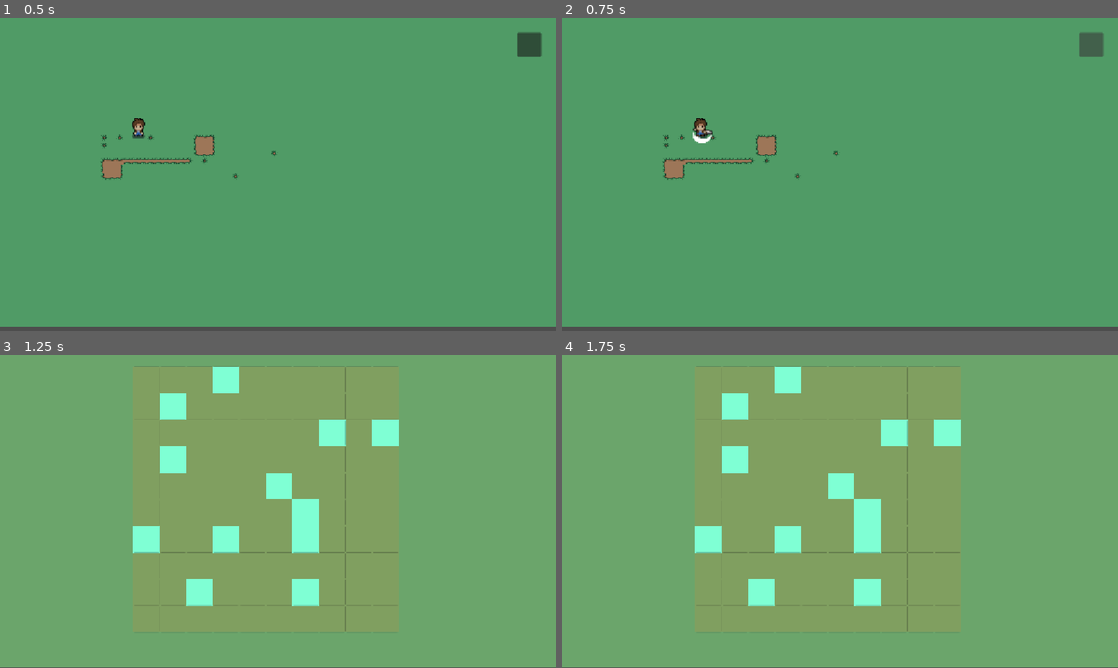
Above: before the commit, frames 1-4 (two rows, left to right).
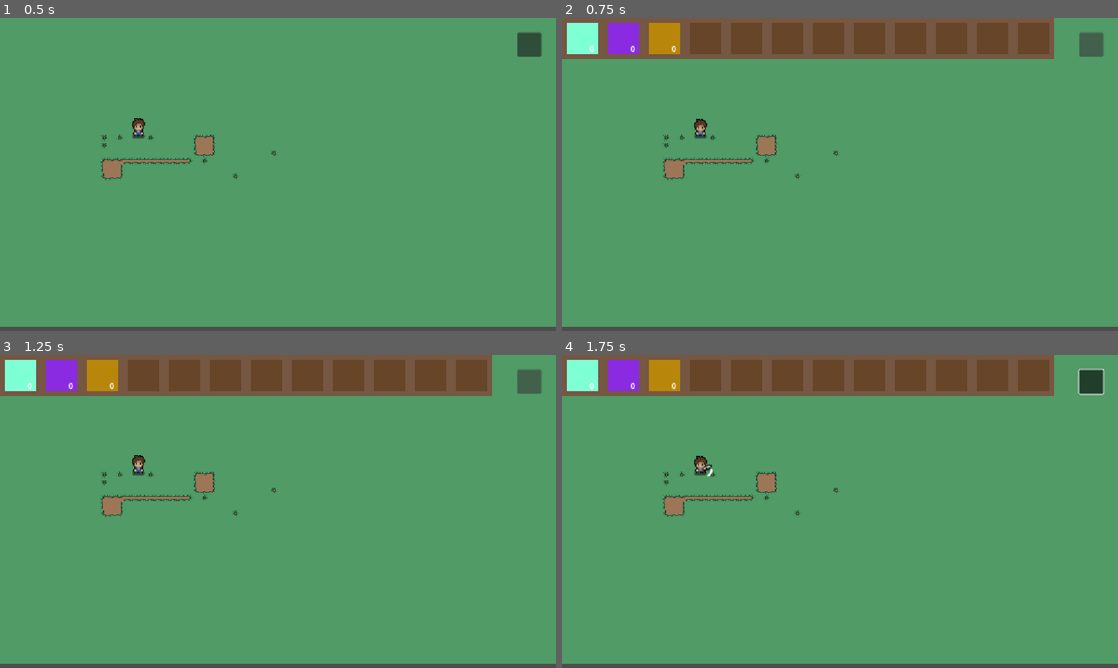
Above: after the commit, the same moments.

Repository: martz-rgb/godot-games
Game: Godot game, scene res://scenes/main.tscn
Same seed, same stepped clock (60 frames per second), same inputs: the game is played once before the commit and once after it.
Inputs (mouse positions are in pixels of both pictures, inside the frame that each line leads up to):
- Up to frame 1 (0.5 s): no input
- Up to frame 2 (0.75 s): click (1090, 43) at 0.5 s
- Up to frame 3 (1.25 s): no input
- Up to frame 4 (1.75 s): move the mouse to (962, 495) at 1.27 s; hold Right (ui_right) from 1.28 s (still down); hold Space (ui_action) from 1.28 s (still down); right-click (962, 495) at 1.55 s

Frame 1 is identical in both runs. In frame 2, 12% of the frame differs, in the area x 0-89%, y 0-40%; in frame 3, 100%, in the area x 0-100%, y 0-100%; in frame 4, 100%.

Commit message:
inventory & mini game shovel area and gui

Diff:
--- a/shovel/autoload/inventory_autoload.gd
+++ b/shovel/autoload/inventory_autoload.gd
@@ -10,8 +10,9 @@
 
 # Called when the node enters the scene tree for the first time.
 func _ready() -> void:
+	pass
 	# test
-	counts[Items.Kinds.PlantA] = 2
+	#counts[Items.Kinds.PlantA] = 2
 
 func add_items(new_items: Dictionary): # Items.Kinds : int
 	for key in new_items:
--- a/shovel/project.godot
+++ b/shovel/project.godot
@@ -65,6 +65,11 @@
 , Object(InputEventKey,"resource_local_to_scene":false,"resource_name":"","device":-1,"window_id":0,"alt_pressed":false …(186 unchanged characters)…
 ]
 }
+ui_rotate={
+"deadzone": 0.2,
+"events": [Object(InputEventMouseButton,"resource_local_to_scene":false,"resource_name":"","device":-1,"window_id":0,"alt_pressed":false,"shift_pressed":false,"ctrl_pressed":false,"meta_pressed":false,"button_mask":0,"position":Vector2(0, 0),"global_position":Vector2(0, 0),"factor":1.0,"button_index":2,"canceled":false,"pressed":false,"double_click":false,"script":null)
+]
+}
 
 [physics]
 
--- a/shovel/scenes/grid_game.tscn
+++ b/shovel/scenes/grid_game.tscn
@@ -1,6 +1,7 @@
 [gd_scene format=3 uid="uid://bqswkppn5tqxb"]
 
 [ext_resource type="Script" uid="uid://dh4xil70478ve" path="res://scripts/grid_game.gd" id="1_whmy2"]
+[ext_resource type="Script" uid="uid://digo8gakwon5j" path="res://scripts/next_dig.gd" id="2_825qg"]
 
 [node name="GridGame" type="Node" unique_id=519091958]
 script = ExtResource("1_whmy2")
@@ -25,3 +26,26 @@
 theme_override_constants/h_separation = 0
 theme_override_constants/v_separation = 0
 columns = 10
+
+[node name="MarginContainer" type="MarginContainer" parent="." unique_id=811573585]
+offset_right = 40.0
+offset_bottom = 40.0
+theme_override_constants/margin_left = 20
+theme_override_constants/margin_top = 20
+
+[node name="VBoxContainer" type="VBoxContainer" parent="MarginContainer" unique_id=2093823097]
+layout_mode = 2
+
+[node name="LeftTurns" type="Label" parent="MarginContainer/VBoxContainer" unique_id=30051555]
+layout_mode = 2
+text = "Digs left: 5"
+
+[node name="Next" type="Label" parent="MarginContainer/VBoxContainer" unique_id=1115823859]
+layout_mode = 2
+text = "Next dig:
+"
+
+[node name="NextDig" type="Control" parent="MarginContainer/VBoxContainer" unique_id=1385239996]
+custom_minimum_size = Vector2(200, 460)
+layout_mode = 2
+script = ExtResource("2_825qg")
--- a/shovel/scenes/gui.tscn
+++ b/shovel/scenes/gui.tscn
@@ -1,4 +1,6 @@
 [gd_scene format=3 uid="uid://cyxtabwao45k1"]
+
+[ext_resource type="Script" uid="uid://b0owt18r2rg41" path="res://scripts/gui.gd" id="1_efmwq"]
 
 [node name="GUI" type="Control" unique_id=1244365858]
 layout_mode = 3
@@ -7,6 +9,7 @@
 anchor_bottom = 1.0
 grow_horizontal = 2
 grow_vertical = 2
+script = ExtResource("1_efmwq")
 
 [node name="InventoryButton" type="Button" parent="." unique_id=745977025]
 layout_mode = 1
--- a/shovel/scenes/inventory.tscn
+++ b/shovel/scenes/inventory.tscn
@@ -1,6 +1,7 @@
 [gd_scene format=3 uid="uid://3up0e08rpsim"]
 
 [ext_resource type="Script" uid="uid://bif1sx1b3tmc0" path="res://scripts/inventory_gui.gd" id="1_qw0r6"]
+[ext_resource type="PackedScene" uid="uid://dmpsxjkicmltn" path="res://scenes/inventory_cell.tscn" id="2_hj2ta"]
 
 [node name="Inventory" type="Control" unique_id=1860949798]
 layout_mode = 3
@@ -38,62 +39,38 @@
 theme_override_constants/v_separation = 0
 columns = 13
 
-[node name="Item1" type="ColorRect" parent="MarginContainer/GridContainer" unique_id=347789129]
-custom_minimum_size = Vector2(65, 65)
+[node name="InventoryCell1" parent="MarginContainer/GridContainer" unique_id=967382798 instance=ExtResource("2_hj2ta")]
 layout_mode = 2
-color = Color(0.40392157, 0.27058825, 0.15686275, 1)
 
-[node name="Item2" type="ColorRect" parent="MarginContainer/GridContainer" unique_id=1173035105]
-custom_minimum_size = Vector2(65, 65)
+[node name="InventoryCell2" parent="MarginContainer/GridContainer" unique_id=4572468 instance=ExtResource("2_hj2ta")]
 layout_mode = 2
-color = Color(0.40454403, 0.26936385, 0.15525204, 1)
 
-[node name="Item3" type="ColorRect" parent="MarginContainer/GridContainer" unique_id=1317997940]
-custom_minimum_size = Vector2(65, 65)
+[node name="InventoryCell3" parent="MarginContainer/GridContainer" unique_id=1988186343 instance=ExtResource("2_hj2ta")]
 layout_mode = 2
-color = Color(0.40454403, 0.26936385, 0.15525204, 1)
 
-[node name="Item4" type="ColorRect" parent="MarginContainer/GridContainer" unique_id=1993776202]
-custom_minimum_size = Vector2(65, 65)
+[node name="InventoryCell4" parent="MarginContainer/GridContainer" unique_id=1690559731 instance=ExtResource("2_hj2ta")]
 layout_mode = 2
-color = Color(0.40454403, 0.26936385, 0.15525204, 1)
 
-[node name="Item5" type="ColorRect" parent="MarginContainer/GridContainer" unique_id=1600687096]
-custom_minimum_size = Vector2(65, 65)
+[node name="InventoryCell5" parent="MarginContainer/GridContainer" unique_id=1572547353 instance=ExtResource("2_hj2ta")]
 layout_mode = 2
-color = Color(0.40454403, 0.26936385, 0.15525204, 1)
 
-[node name="Item6" type="ColorRect" parent="MarginContainer/GridContainer" unique_id=2038234826]
-custom_minimum_size = Vector2(65, 65)
+[node name="InventoryCell6" parent="MarginContainer/GridContainer" unique_id=178551917 instance=ExtResource("2_hj2ta")]
 layout_mode = 2
-color = Color(0.40454403, 0.26936385, 0.15525204, 1)
 
-[node name="Item7" type="ColorRect" parent="MarginContainer/GridContainer" unique_id=290152837]
-custom_minimum_size = Vector2(65, 65)
+[node name="InventoryCell7" parent="MarginContainer/GridContainer" unique_id=1740783836 instance=ExtResource("2_hj2ta")]
 layout_mode = 2
-color = Color(0.40454403, 0.26936385, 0.15525204, 1)
 
-[node name="Item8" type="ColorRect" parent="MarginContainer/GridContainer" unique_id=1787579171]
-custom_minimum_size = Vector2(65, 65)
+[node name="InventoryCell8" parent="MarginContainer/GridContainer" unique_id=1244912122 instance=ExtResource("2_hj2ta")]
 layout_mode = 2
-color = Color(0.40454403, 0.26936385, 0.15525204, 1)
 
-[node name="Item9" type="ColorRect" parent="MarginContainer/GridContainer" unique_id=886394606]
-custom_minimum_size = Vector2(65, 65)
+[node name="InventoryCell9" parent="MarginContainer/GridContainer" unique_id=2049052491 instance=ExtResource("2_hj2ta")]
 layout_mode = 2
-color = Color(0.40454403, 0.26936385, 0.15525204, 1)
 
-[node name="Item10" type="ColorRect" parent="MarginContainer/GridContainer" unique_id=766708446]
-custom_minimum_size = Vector2(65, 65)
+[node name="InventoryCell10" parent="MarginContainer/GridContainer" unique_id=1280207566 instance=ExtResource("2_hj2ta")]
 layout_mode = 2
-color = Color(0.40454403, 0.26936385, 0.15525204, 1)
 
-[node name="Item11" type="ColorRect" parent="MarginContainer/GridContainer" unique_id=1159535687]
-custom_minimum_size = Vector2(65, 65)
+[node name="InventoryCell11" parent="MarginContainer/GridContainer" unique_id=1169791245 instance=ExtResource("2_hj2ta")]
 layout_mode = 2
-color = Color(0.40454403, 0.26936385, 0.15525204, 1)
 
-[node name="Item12" type="ColorRect" parent="MarginContainer/GridContainer" unique_id=362167693]
-custom_minimum_size = Vector2(65, 65)
+[node name="InventoryCell12" parent="MarginContainer/GridContainer" unique_id=1824389455 instance=ExtResource("2_hj2ta")]
 layout_mode = 2
-color = Color(0.40454403, 0.26936385, 0.15525204, 1)
--- /dev/null
+++ b/shovel/scenes/inventory_cell.tscn
@@ -0,0 +1,28 @@
+[gd_scene format=3 uid="uid://dmpsxjkicmltn"]
+
+[ext_resource type="Script" uid="uid://bcnl6l7q7t7y" path="res://scripts/inventory_cell.gd" id="1_qspu0"]
+
+[node name="InventoryCell" type="Control" unique_id=967382798]
+custom_minimum_size = Vector2(65, 65)
+layout_mode = 3
+offset_right = 65.0
+offset_bottom = 65.0
+script = ExtResource("1_qspu0")
+
+[node name="ColorRect" type="ColorRect" parent="." unique_id=971725163]
+layout_mode = 0
+offset_right = 65.0
+offset_bottom = 65.0
+color = Color(0.40392157, 0.27058825, 0.15686275, 1)
+
+[node name="Label" type="Label" parent="." unique_id=664277030]
+layout_mode = 1
+anchors_preset = 3
+anchor_left = 1.0
+anchor_top = 1.0
+anchor_right = 1.0
+anchor_bottom = 1.0
+offset_left = -18.0
+offset_top = -23.0
+grow_horizontal = 0
+grow_vertical = 0
--- a/shovel/scenes/main.tscn
+++ b/shovel/scenes/main.tscn
@@ -10,3 +10,4 @@
 [node name="MainMap" parent="." unique_id=909731615 instance=ExtResource("1_o5qli")]
 
 [node name="GUI" parent="." unique_id=1244365858 instance=ExtResource("3_sugp2")]
+mouse_filter = 1
--- a/shovel/scripts/grid_core.gd
+++ b/shovel/scripts/grid_core.gd
@@ -8,10 +8,12 @@
 var cols = 10
 # array of array of GridCell
 var grid: Array = []
+var rndg: RandomNumberGenerator
 
 var turns = MaxTurns
 var current_dig: Shovel.Kinds
 var next_dig: Shovel.Kinds
+var rotate: int = 0
 
 var got_items = {} # Items.Kinds : int
 
@@ -29,30 +31,28 @@
 	return new
 
 func init_game():
-	var randg = RandomNumberGenerator.new()
+	rndg = RandomNumberGenerator.new()
 
 	for i in range(rows * cols):
-		var index = randg.rand_weighted(Items.probabilities)
+		var index = rndg.rand_weighted(Items.probabilities)
 		grid[i].item = Items.List[index]
 
-	current_dig = Shovel.Kinds.Rect1x1
-	next_dig = Shovel.Kinds.Rect1x1
-	#current_dig = Shovel.List[randg.rand_weighted(Shovel.probabilities)]
-	#next_dig = Shovel.List[randg.rand_weighted(Shovel.probabilities)]
+	#current_dig = Shovel.Kinds.Rect2x3
+	#next_dig = Shovel.Kinds.Rect1x1
+	current_dig = Shovel.List[rndg.rand_weighted(Shovel.probabilities)]
+	next_dig = Shovel.List[rndg.rand_weighted(Shovel.probabilities)]
+
+func rotate_shovel():
+	rotate = (rotate + 1) % 4
 
 func dig(pivot: Vector2i):
 	if is_over():
 		return
 
-	var area = Shovel.get_area(current_dig, pivot)
+	var area = Shovel.get_area(current_dig, pivot, rows, cols, rotate)
 
-	for i in range(len(area)):
-		var coord = area[i]
-		if coord.x < 0 || coord.x >= rows || \
-			coord.y < 0 || coord.y >= cols:
-			continue
-
-		var cell = grid[coord.x * cols + coord.y]
+	for value in area:
+		var cell = grid[value.x * cols + value.y]
 		if not cell:
 			continue
 
@@ -66,11 +66,16 @@
 
 	turns = turns - 1
 	current_dig = next_dig
-	next_dig = Shovel.Kinds.Rect1x1
+	if turns > 1:
+		next_dig = Shovel.List[rndg.rand_weighted(Shovel.probabilities)]
+	else:
+		next_dig = Shovel.Kinds.None
+	rotate = 0
 
 func is_over():
 	return turns <= 0
 
 func finish():
 	InventoryAutoload.add_items(got_items)
+	print("add items", got_items)
 	return
--- a/shovel/scripts/grid_game.gd
+++ b/shovel/scripts/grid_game.gd
@@ -4,6 +4,9 @@
 
 @onready var grid_container = $Grid
 var grid_cell_scene: PackedScene = load("res://scenes/grid_cell.tscn")
+
+@onready var turns_label = $MarginContainer/VBoxContainer/LeftTurns
+@onready var next_dig = $MarginContainer/VBoxContainer/NextDig
 
 var core: GridCore
 var current_cell: Vector2i = NoCurrentCell
@@ -30,36 +33,44 @@
 
 		grid_container.add_child(grid_cell)
 
+	update_gui()
+
 
 # Called every frame. 'delta' is the elapsed time since the previous frame.
 func _process(_delta: float) -> void:
-	print("where is my action")
+	#print("where is my action")
 	if Input.is_action_just_pressed("ui_action"):
-		print("where is my action")
-		if current_cell == NoCurrentCell:
-			return
+		make_dig()
 
-		core.dig(current_cell)
-		redraw_grid()
-
-		if core.is_over():
-			core.finish()
-			await get_tree().create_timer(1.0).timeout
-			finished.emit()
+	elif Input.is_action_just_pressed("ui_rotate"):
+		core.rotate_shovel()
+		update_selection()
 
 func on_cell_hovered(i, j):
 	current_cell = Vector2(i, j)
-	print("hovered: ", current_cell.x, " ", current_cell.y)
 	update_selection()
 
 func on_cell_exited_hovered(i, j):
 	if Vector2i(i, j) == current_cell:
 		current_cell = NoCurrentCell
-	print("exited hovered: ", current_cell.x, " ", current_cell.y)
 	update_selection()
 
+func make_dig():
+	#print("where is my action")
+	if current_cell == NoCurrentCell:
+		return
+
+	core.dig(current_cell)
+	redraw_grid()
+
+	if core.is_over():
+		core.finish()
+		await get_tree().create_timer(1.0).timeout
+		finished.emit()
+
+	update_gui()
+
 func update_selection():
-	#core.current_dig
 	for i in range(Rows*Cols):
 		var grid_cell = grid_container.get_child(i)
 		if not grid_cell:
@@ -67,8 +78,11 @@
 		grid_cell.unselect_cell()
 
 	if current_cell != NoCurrentCell:
-		var select_cell = grid_container.get_child(current_cell.x * Cols + current_cell.y)
-		select_cell.select_cell()
+		var selection = Shovel.get_area(core.current_dig, current_cell, Rows, Cols, core.rotate)
+		for value in selection:
+			var select_cell = grid_container.get_child(value.x * Cols + value.y)
+			if select_cell:
+				select_cell.select_cell()
 
 	redraw_grid()
 
@@ -78,3 +92,8 @@
 		if not grid_cell:
 			break
 		grid_cell.queue_redraw()
+
+func update_gui():
+	turns_label.text = "Digs left: "+str(core.turns)
+	next_dig.next_dig = core.next_dig
+	next_dig.queue_redraw()
--- /dev/null
+++ b/shovel/scripts/gui.gd
@@ -0,0 +1,25 @@
+extends Control
+
+@onready var button = $InventoryButton
+
+var inventory_scene: PackedScene = load("res://scenes/inventory.tscn")
+var open_inventory = null
+
+# Called when the node enters the scene tree for the first time.
+func _ready() -> void:
+	button.pressed.connect(on_button_pressed)
+	pass # Replace with function body.
+
+
+# Called every frame. 'delta' is the elapsed time since the previous frame.
+#func _process(delta: float) -> void:
+	#pass
+
+func on_button_pressed():
+	if open_inventory:
+		remove_child(open_inventory)
+		open_inventory.queue_free()
+		open_inventory = null
+	else:
+		open_inventory = inventory_scene.instantiate()
+		add_child(open_inventory)
--- /dev/null
+++ b/shovel/scripts/inventory_cell.gd
@@ -0,0 +1,20 @@
+extends Control
+
+@onready var color_rect = $ColorRect
+@onready var label = $Label
+
+# Called when the node enters the scene tree for the first time.
+#func _ready() -> void:
+	#pass # Replace with function body.
+#
+#
+## Called every frame. 'delta' is the elapsed time since the previous frame.
+#func _process(delta: float) -> void:
+	#pass
+
+
+func set_color(color: Color):
+	color_rect.color = color
+
+func set_label(text: String):
+	label.text = text
--- a/shovel/scripts/inventory_gui.gd
+++ b/shovel/scripts/inventory_gui.gd
@@ -7,21 +7,20 @@
 	var index = 0
 
 	for kind in Items.Kinds:
-		print(InventoryAutoload.counts, kind)
-		if not InventoryAutoload.counts.has(kind):
-			print(InventoryAutoload.counts.has(kind), kind)
+		var value = Items.Kinds[kind]
+
+		if not InventoryAutoload.counts.has(value):
 			continue
-		var count = InventoryAutoload.counts[kind]
+		var count = InventoryAutoload.counts[value]
 
 		var child = grid.get_child(index)
 		if not child:
 			break
 
-		var color = kind_to_color(kind)
-		if count == 0:
-			color.clamp(color, Color.BLACK)
+		var color = kind_to_color(value)
 
-		child.color = color
+		child.set_color(color)
+		child.set_label(str(count))
 
 		index = index+1
 
--- /dev/null
+++ b/shovel/scripts/next_dig.gd
@@ -0,0 +1,34 @@
+extends Control
+
+var next_dig: Shovel.Kinds
+var TileSize = 65
+var OutlineWidth = 2
+
+# Called when the node enters the scene tree for the first time.
+func _ready() -> void:
+	pass # Replace with function body.
+
+
+# Called every frame. 'delta' is the elapsed time since the previous frame.
+func _process(delta: float) -> void:
+	pass
+
+func _draw() -> void:
+	var area = Shovel.get_mask(next_dig)
+	area = Shovel.rotate_mask_counterclockwise(area)
+
+	var pivot = Vector2i.ZERO
+	for value in area:
+		if value.x < pivot.x:
+			pivot.x = value.x
+		if value.y < pivot.y:
+			pivot.y = value.y
+
+	for i in range(len(area)):
+		area[i] = area[i] - pivot
+
+	draw_rect(Rect2(Vector2.ZERO, size), Color.TRANSPARENT, true)
+	for value in area:
+		var rect = Rect2(TileSize * Vector2(value.x, value.y), Vector2(TileSize, TileSize))
+		print(value, rect)
+		draw_rect(rect, Color.DARK_VIOLET, false, OutlineWidth)
--- a/shovel/scripts/player.gd
+++ b/shovel/scripts/player.gd
@@ -7,6 +7,8 @@
 @onready var _sprite = $Sprite2D
 var direction = Vector2(0, 1) # front is default
 
+var input_horizontal = Vector2(0, 0)
+var input_vertical = Vector2(0, 0)
 var is_action = false
 
 class AnimationParams:
@@ -16,15 +18,20 @@
 func _process(_delta: float) -> void:
 	update_animation()
 
+#func _input(event: InputEvent) -> void:
+	#if event.is_action_pressed("ui_action"):
+		#print(event, "pure input")
+
+func _unhandled_input(event: InputEvent) -> void:
+	if event.is_action_pressed("ui_action"):
+		#print(event, "unhadled input")
+		is_action = true
+
 func _physics_process(_delta: float) -> void:
 	# Get the input direction and handle the movement/deceleration.
 	# As good practice, you should replace UI actions with custom gameplay actions.
 	var horizontal := Input.get_axis("ui_left", "ui_right")
 	var vertical := Input.get_axis("ui_up", "ui_down")
-
-	var is_new_action = Input.is_action_just_pressed("ui_action")
-	if is_new_action and !is_action:
-		is_action = true
 
 	var new_velocity = Vector2(horizontal, vertical).normalized() * SPEED
 	if is_action:
--- a/shovel/scripts/shovel.gd
+++ b/shovel/scripts/shovel.gd
@@ -2,6 +2,7 @@
 class_name Shovel
 
 enum Kinds {
+	None,
 	Rect1x1,
 	Rect2x3,
 	Rect1x5,
@@ -26,6 +27,43 @@
 	rare_probability
 ]
 
-static func get_area(kind: Kinds, pivot: Vector2i):
-	# TO-DO kinds and also
-	return [pivot]
+static func get_mask(kind: Kinds) -> Array:
+	match kind:
+		Kinds.Rect1x1:
+			return [Vector2i(0, 0)]
+		Kinds.Rect2x3:
+			return [Vector2i(0, 0), Vector2i(-1, 0), Vector2i(0, -1),
+			Vector2i(-1, -1), Vector2i(-2, 0), Vector2i(-2, -1)]
+		Kinds.Rect1x5:
+			return [Vector2i(0, 0), Vector2i(-1, 0), Vector2i(-2, 0 ), Vector2i(-3, 0), Vector2i(-4, 0)]
+		Kinds.Rect1x6:
+			return [Vector2i(0, 0), Vector2i(-1, 0), Vector2i(-2, 0), Vector2i(-3, 0), Vector2i(-4, 0), Vector2i(-5, 0)]
+		Kinds.Rect2x2:
+			return [Vector2i(0, 0), Vector2i(-1, 0), Vector2i(0, -1), Vector2i(-1, -1)]
+	return []
+
+static func rotate_mask_counterclockwise(area: Array) -> Array:
+	var new_area = []
+	for value in area:
+		new_area.append(Vector2i(value.y, value.x * -1))
+
+	return new_area
+
+static func apply_mask(mask: Array, pivot: Vector2i, rows: int, cols: int) -> Array:
+	var result = []
+
+	for value in mask:
+		var tmp = pivot + value
+		if tmp.x < 0 || tmp.x >= rows || tmp.y < 0 || tmp.y >= cols:
+			continue
+		result.append(tmp)
+
+	return result
+
+static func get_area(kind: Kinds, pivot: Vector2i, rows: int, cols: int, rotate: int = 0) -> Array:
+	var mask = get_mask(kind)
+
+	for i in range(rotate % 4):
+		mask = rotate_mask_counterclockwise(mask)
+
+	return apply_mask(mask, pivot, rows, cols)
Not shown, added: shovel/scripts/gui.gd.uid
Not shown, added: shovel/scripts/inventory_cell.gd.uid
Not shown, added: shovel/scripts/next_dig.gd.uid
